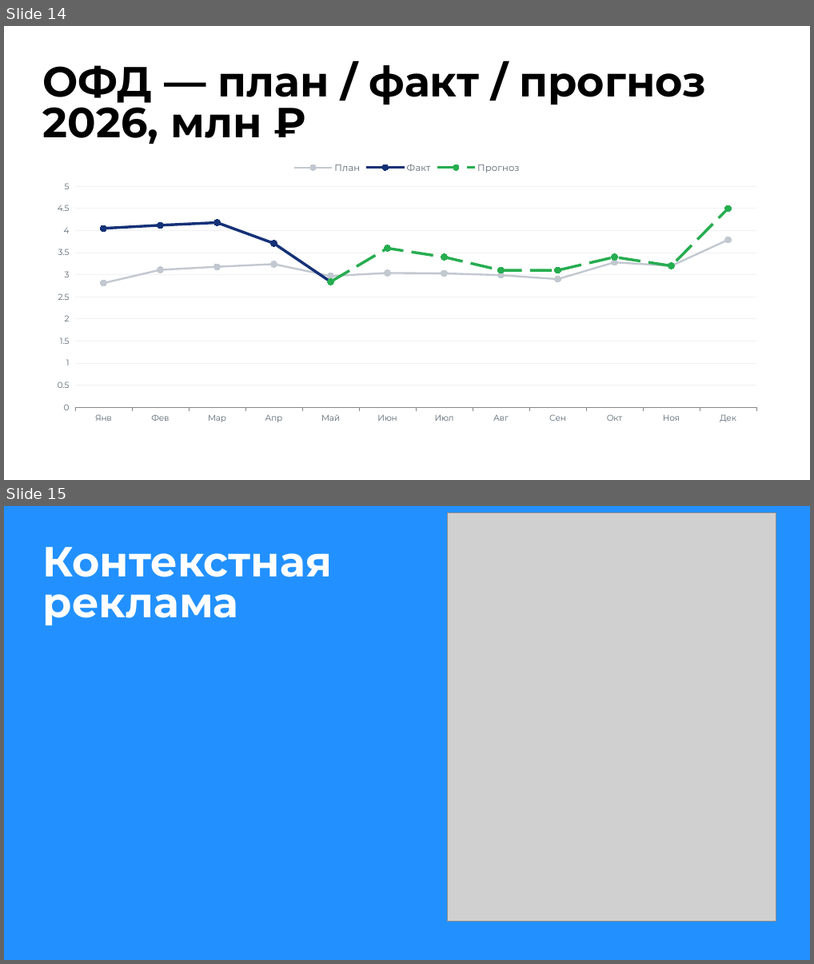
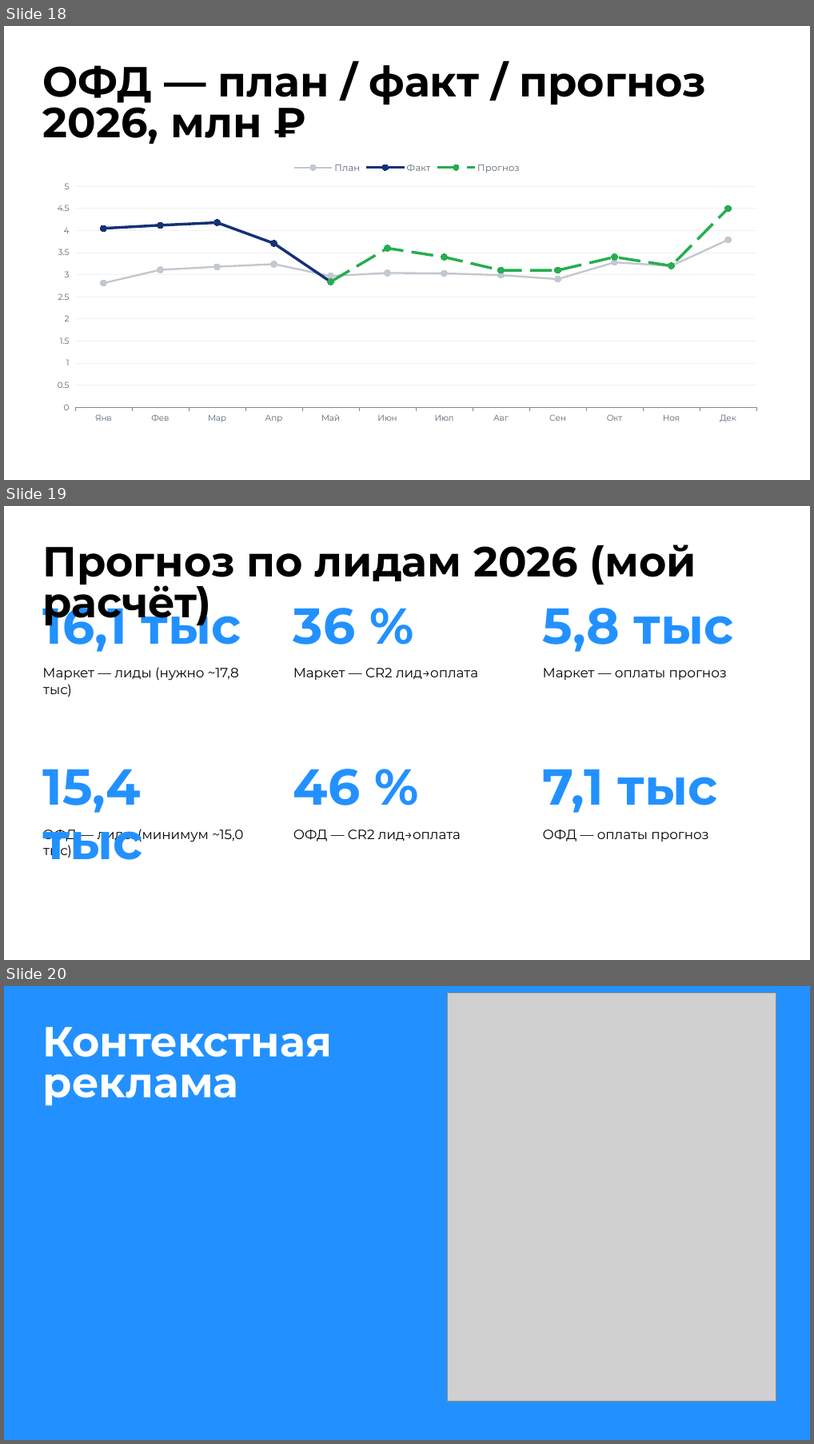
Before and after one commit to burbonivanovich-oss/google-presentation, a slide deck: Итоги Q1 2026 — Контур.pptx. Shown one above the other, each under a label of ours: slides 14 and 15 before the commit, slides 18, 19 and 20 after it. The pictures are 814x964 and 814x1444 pixels, drawn with LibreOffice and Linux fonts; fonts in the diff are those of the drawing; grey boxes stand for pictures. Boxes give left, top, right and bottom in pixels: in the first picture for what was removed or moved away, otherwise in the second. Text is boxed around its words. In the diff, an @@ line names an element or a change of style, - is before the commit and + after.

```diff
--- a/Итоги Q1 2026 — Контур.pptx
+++ b/Итоги Q1 2026 — Контур.pptx
@@ slide 19 added at (4, 506, 810, 960), background #FEFFFE @@
@@ title added at (43, 544, 697, 627), 50 pt, text #000000, bold @@
+Прогноз по лидам 2026 (мой расчёт)
@@ text added at (42, 595, 242, 652), 60 pt, text #2291FF, bold @@
+16,1 тыс
@@ text added at (294, 608, 355, 644), 60 pt, text #2291FF, bold @@
+36 %
@@ text added at (543, 608, 734, 652), 60 pt, text #2291FF, bold @@
+5,8 тыс
@@ text added at (42, 667, 239, 697), 16 pt, text #000000 @@
+Маркет — лиды (нужно ~17,8 тыс)
@@ text added at (294, 668, 478, 680), 16 pt, text #000000 @@
+Маркет — CR2 лид→оплата
@@ text added at (543, 668, 727, 680), 16 pt, text #000000 @@
+Маркет — оплаты прогноз
@@ text added at (42, 769, 142, 860), 60 pt, text #2291FF, bold @@
+15,4 тыс
@@ text added at (294, 768, 361, 805), 60 pt, text #2291FF, bold @@
+46 %
@@ text added at (543, 769, 718, 812), 60 pt, text #2291FF, bold @@
+7,1 тыс
@@ text added at (42, 826, 243, 859), 16 pt, text #000000 @@
+ОФД — лиды (минимум ~15,0 тыс)
@@ text added at (294, 829, 461, 841), 16 pt, text #000000 @@
+ОФД — CR2 лид→оплата
@@ text added at (543, 829, 709, 842), 16 pt, text #000000 @@
+ОФД — оплаты прогноз
@@ what was slide 14 is now slide 18 @@
@@ what was slide 15 is now slide 20 @@
```
Also in this commit, not shown: 6 slides changed, 9 other slides added, 1 other file.
